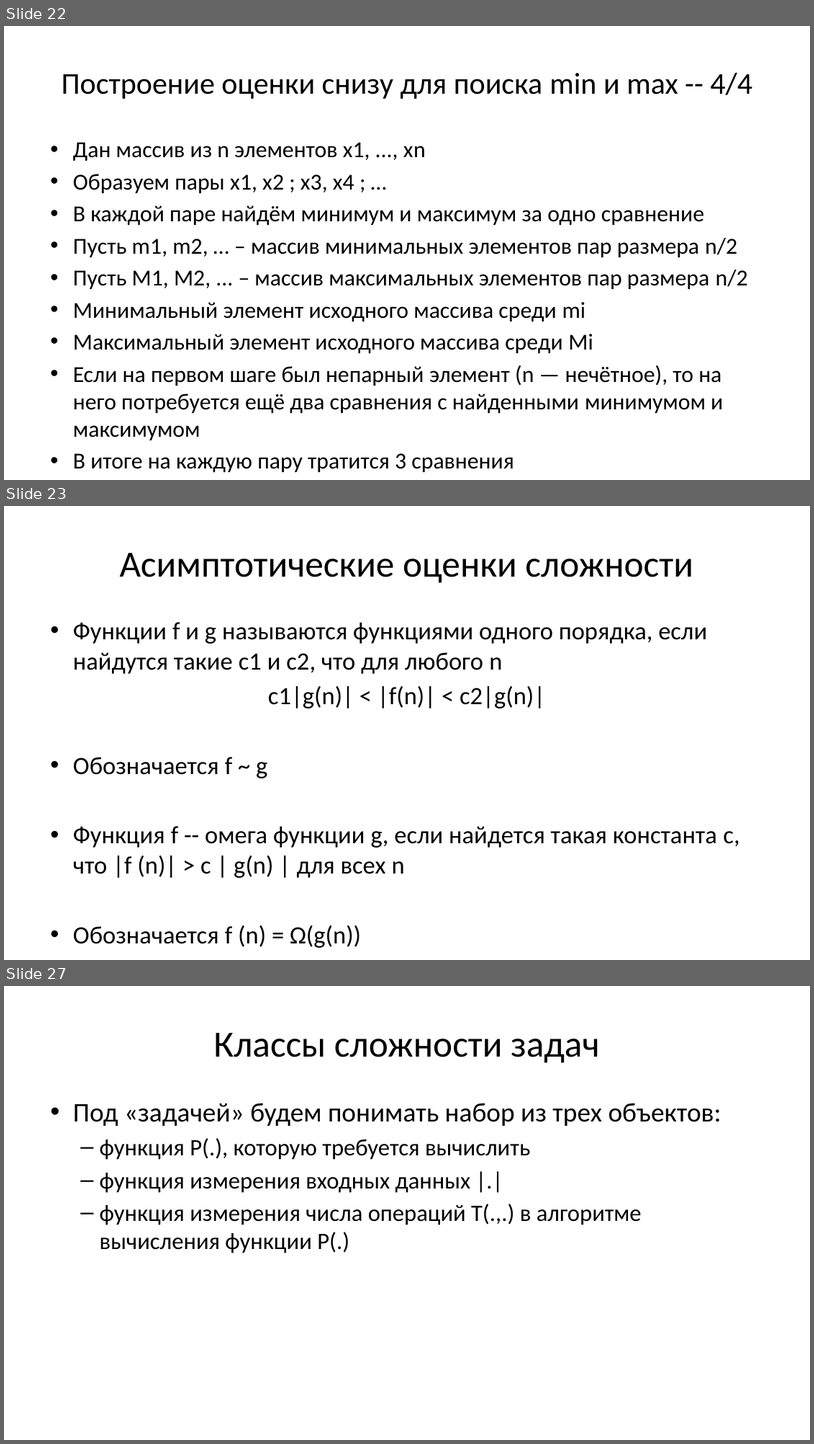
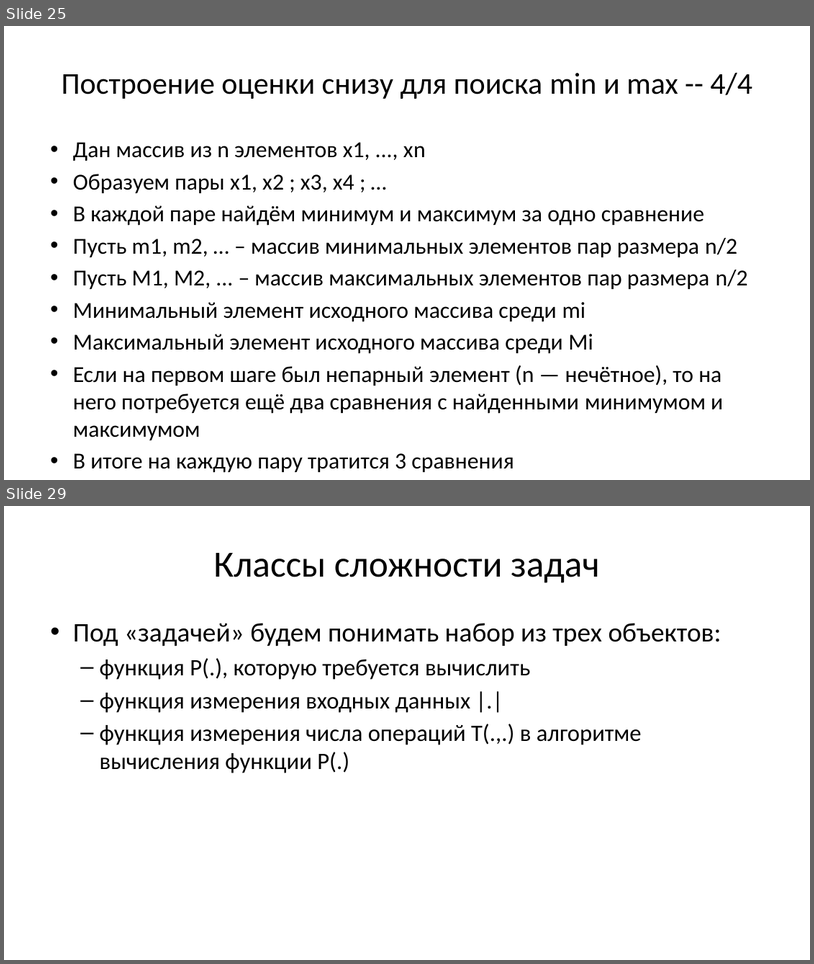
Before and after one commit to Evgueni-Petrov-aka-espetrov/Algorithms-and-Programming-in-C-pptx, a slide deck: 22 Оценка сложности вычислительных алгоритмов.pptx. Shown one above the other, each under a label of ours: slides 22, 23 and 27 before the commit, slides 25 and 29 after it; the slides between them are not shown. The pictures are 814x1444 and 814x964 pixels, drawn with LibreOffice and Linux fonts; fonts in the diff are those of the drawing. Boxes give left, top, right and bottom in pixels: in the first picture for what was removed or moved away, otherwise in the second. Text is boxed around its words. In the diff, an @@ line names an element or a change of style, - is before the commit and + after.

```diff
--- a/22 Оценка сложности вычислительных алгоритмов.pptx
+++ b/22 Оценка сложности вычислительных алгоритмов.pptx
@@ slide 23 removed at (4, 506, 810, 960), background #FFFFFF @@
@@ title removed at (120, 553, 693, 583) @@
-Асимптотические оценки сложности
@@ text removed at (73, 622, 740, 947) @@
-• Функции f и g называются функциями одного порядка, если найдутся такие c1 и c2, что для любого n
-c1|g(n)| < |f(n)| < c2|g(n)|
-• Обозначается f ~ g
-• Функция f -- омега функции g, если найдется такая константа c, что |f (n)| > c | g(n) | для всех n
-• Обозначается f (n) = Ω(g(n))
@@ what was slide 22 is now slide 25 @@
@@ what was slide 27 is now slide 29 @@
```
Also in this commit, not shown: 6 slides changed, 3 slides added.
